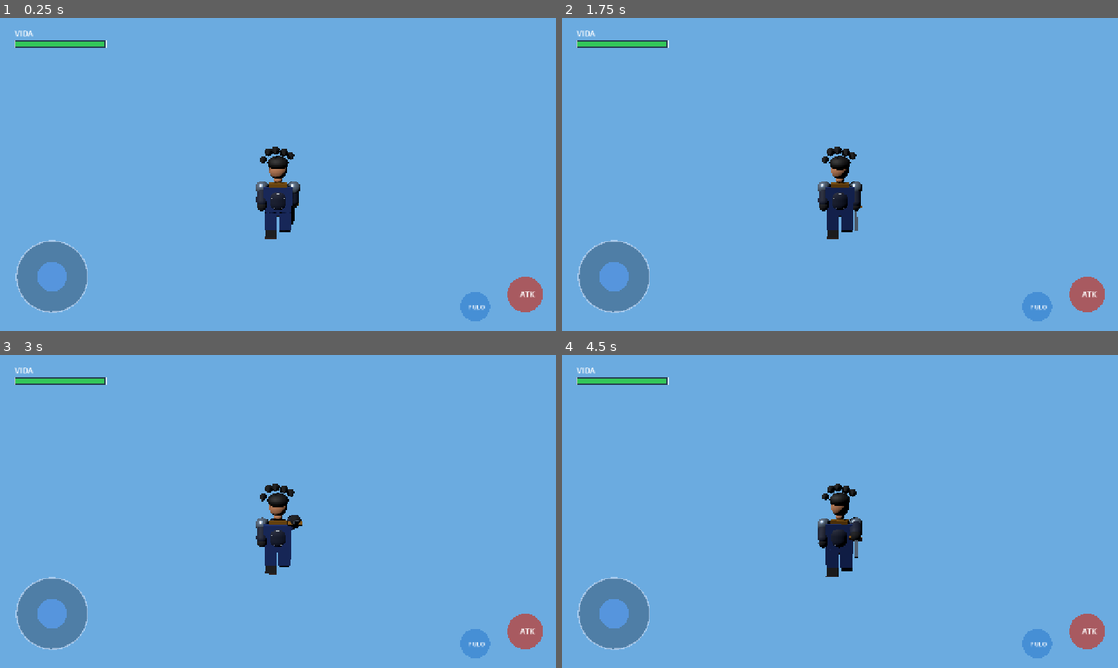
Above: before the commit, frames 1-4 (two rows, left to right).
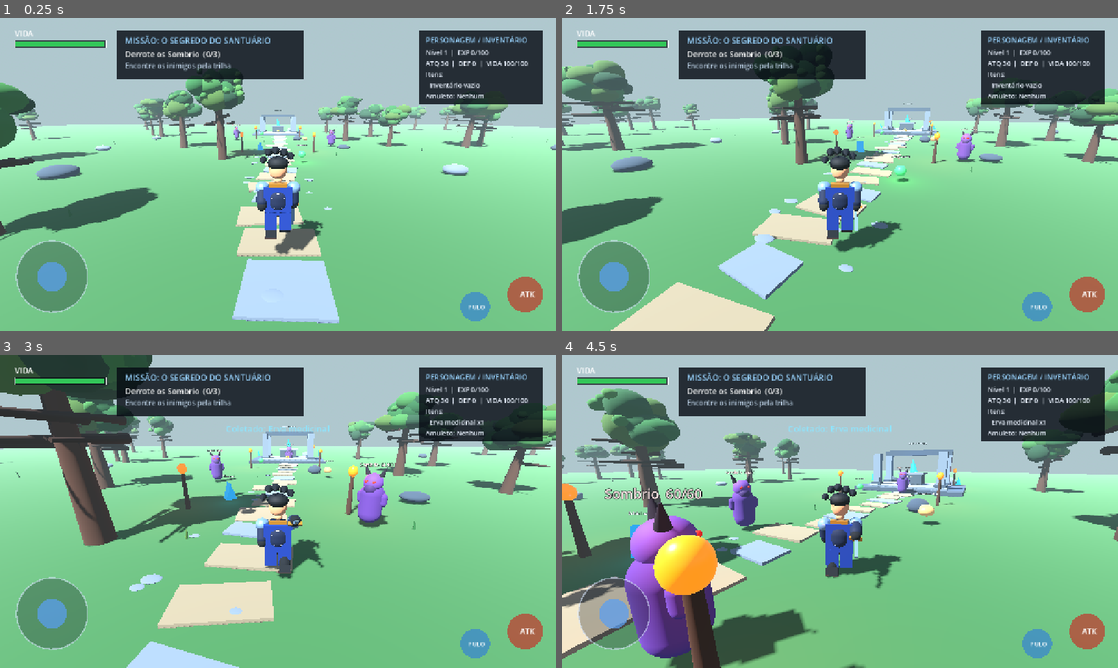
Above: after the commit, the same moments.

Repository: YohBoostel07/Aetheria-Android
Game: Godot game, scene res://scenes/world.tscn
The game is run twice, just before and just after one commit, with the same random seed, the same clock (stepped at 60 frames per second) and the same inputs.
Inputs (mouse positions are in pixels of both pictures, inside the frame that each line leads up to):
- Up to frame 1 (0.25 s): no input
- Up to frame 2 (1.75 s): tap Enter at 0.5 s; move the mouse to (867, 174) at 0.52 s; hold W (move_forward) from 0.53 s (still down); tap J (attack) at 0.6, 1.35 s; click (867, 174) at 0.67 s; tap Space (jump) at 0.77, 1.52 s; move the mouse to (812, 174) at 1.27 s
- Up to frame 3 (3 s): keep holding W (move_forward); move the mouse to (289, 505) at 2.02 s; tap J (attack) at 2.1, 2.85 s; move the mouse to (272, 517) at 2.77 s; click (272, 517) at 2.92 s
- Up to frame 4 (4.5 s): keep holding W (move_forward); tap Space (jump) at 3.02, 3.77 s; move the mouse to (878, 514) at 3.52 s; tap J (attack) at 3.6, 4.35 s; move the mouse to (795, 508) at 4.27 s

The runs differ from the first frame. In frame 1, 99% of the frame differs, in the area x 0-100%, y 0-100%; in frame 2, 99%; in frame 3, 99%; in frame 4, 99%.
Error before the commit: Parse Error: Identifier "DodecahedronMesh" not declared in the current scope. (res://scripts/world.gd:476)

Commit message:
Harden inventory HUD property access and pickup meshes

Diff:
--- a/scripts/world.gd
+++ b/scripts/world.gd
@@ -438,15 +438,16 @@
     if player == null or inventory_label == null:
         return
     var lines := PackedStringArray()
-    lines.append("Nível %d  |  EXP %d/%d" % [player.level, player.experience, player.experience_to_next_level])
-    lines.append("ATQ %d  |  DEF %d  |  VIDA %d/%d" % [player.attack_damage, player.defense, player.health, player.max_health])
+    lines.append("Nível %d  |  EXP %d/%d" % [player.get("level"), player.get("experience"), player.get("experience_to_next_level")])
+    lines.append("ATQ %d  |  DEF %d  |  VIDA %d/%d" % [player.get("attack_damage"), player.get("defense"), player.get("health"), player.get("max_health")])
     lines.append("Itens:")
-    if player.inventory.is_empty():
+    var player_inventory: Dictionary = player.get("inventory")
+    if player_inventory.is_empty():
         lines.append("  Inventário vazio")
     else:
-        for item_name in player.inventory.keys():
-            lines.append("  %s x%d" % [item_name, player.inventory[item_name]])
-    lines.append("Amuleto: %s" % ("Equipado" if player.equipped_amulet else "Nenhum"))
+        for item_name in player_inventory.keys():
+            lines.append("  %s x%d" % [item_name, player_inventory[item_name]])
+    lines.append("Amuleto: %s" % ("Equipado" if player.get("equipped_amulet") else "Nenhum"))
     inventory_label.text = "\n".join(lines)
 
 func _create_pickups() -> void:
@@ -473,9 +474,13 @@
         mesh.size = Vector3(0.55, 0.85, 0.55)
         mesh_instance.mesh = mesh
     elif item_name == "Minério antigo":
-        var mesh := DodecahedronMesh.new()
-        mesh.size = 0.58
+        var mesh := SphereMesh.new()
+        mesh.radius = 0.34
+        mesh.height = 0.68
+        mesh.radial_segments = 6
+        mesh.rings = 4
         mesh_instance.mesh = mesh
+        mesh_instance.scale = Vector3(1.0, 0.8, 1.25)
     else:
         var mesh := SphereMesh.new()
         mesh.radius = 0.30
